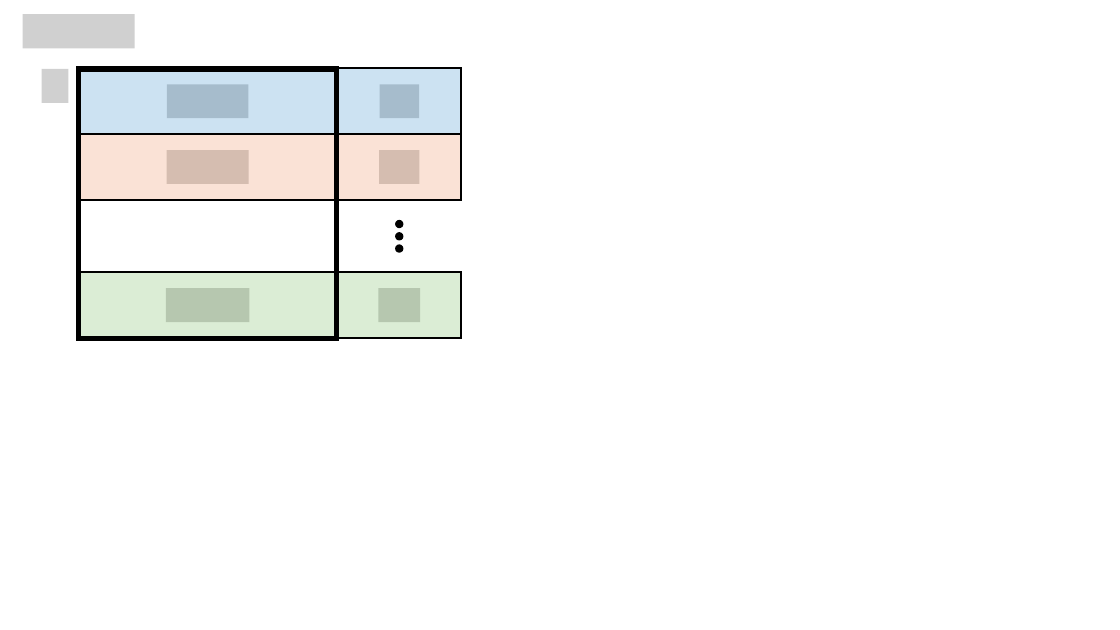
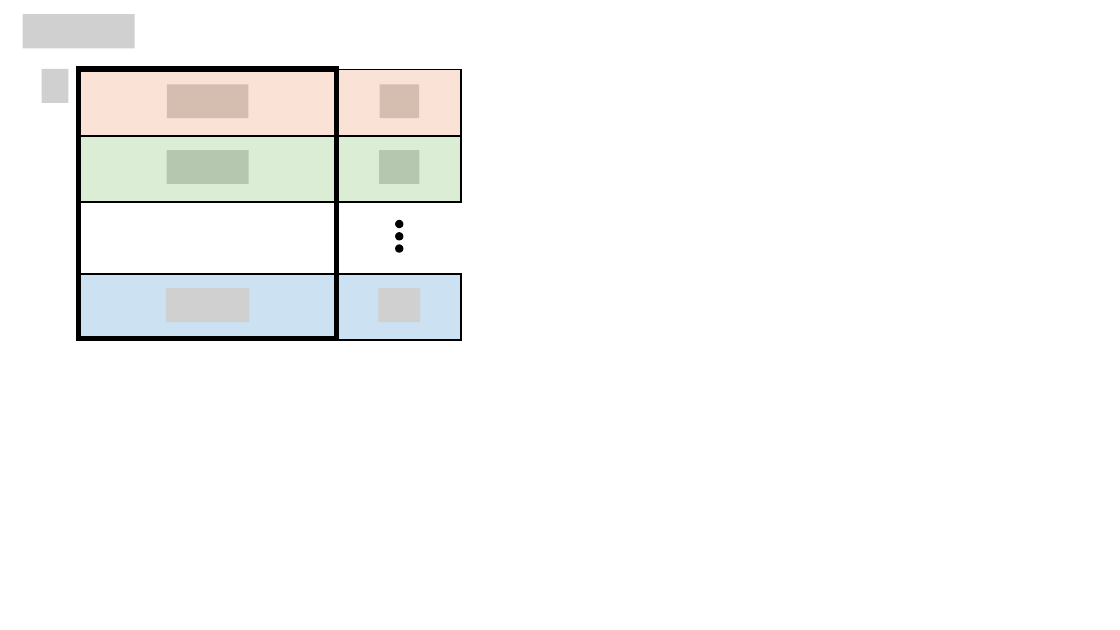
Before and after one commit to Takayoshi-Matsuyama/app_repo, a slide deck: slide 2 of stat/bayes theorem and PCR test.pptx. Drawn at 1120x630 pixels with LibreOffice and Linux fonts; fonts in the diff are those of the drawing; grey boxes stand for pictures. Boxes give left, top, right and bottom in pixels: in the first picture for what was removed or moved away, otherwise in the second. Text is boxed around its words. In the diff, an @@ line names an element or a change of style, - is before the commit and + after.

```diff
--- a/stat/bayes theorem and PCR test.pptx
+++ b/stat/bayes theorem and PCR test.pptx
@@ rectangle: place and size @@
-rectangle at (79, 134, 461, 200)
+rectangle at (79, 70, 461, 136)
@@ rectangle: place and size @@
-rectangle at (79, 272, 461, 339)
+rectangle at (79, 136, 461, 202)
@@ rectangle: place and size @@
-rectangle at (77, 68, 461, 134)
+rectangle at (77, 274, 461, 340)
```
Also in this commit, not shown: 1 slide added, 2 other files.
